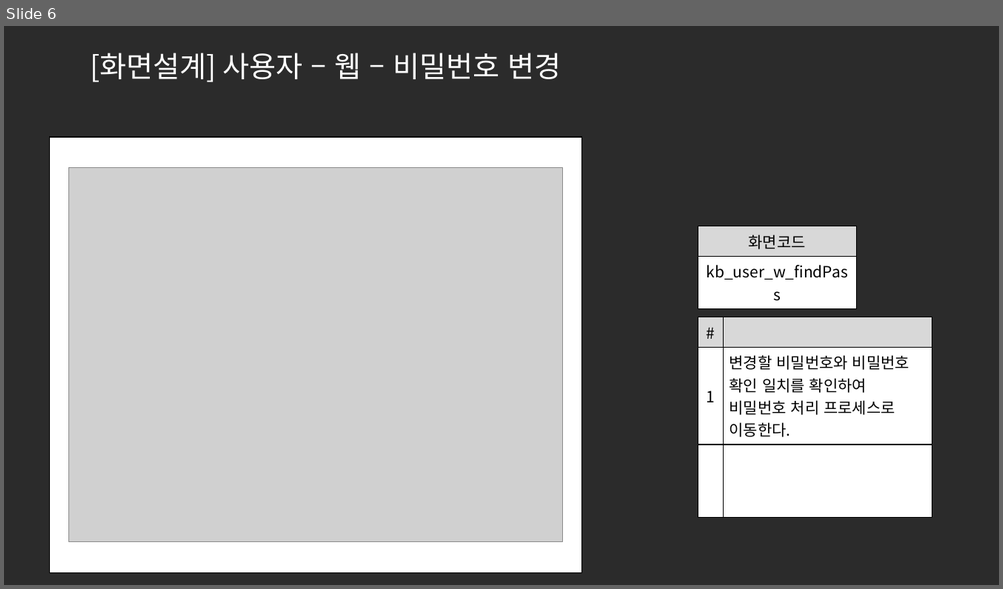
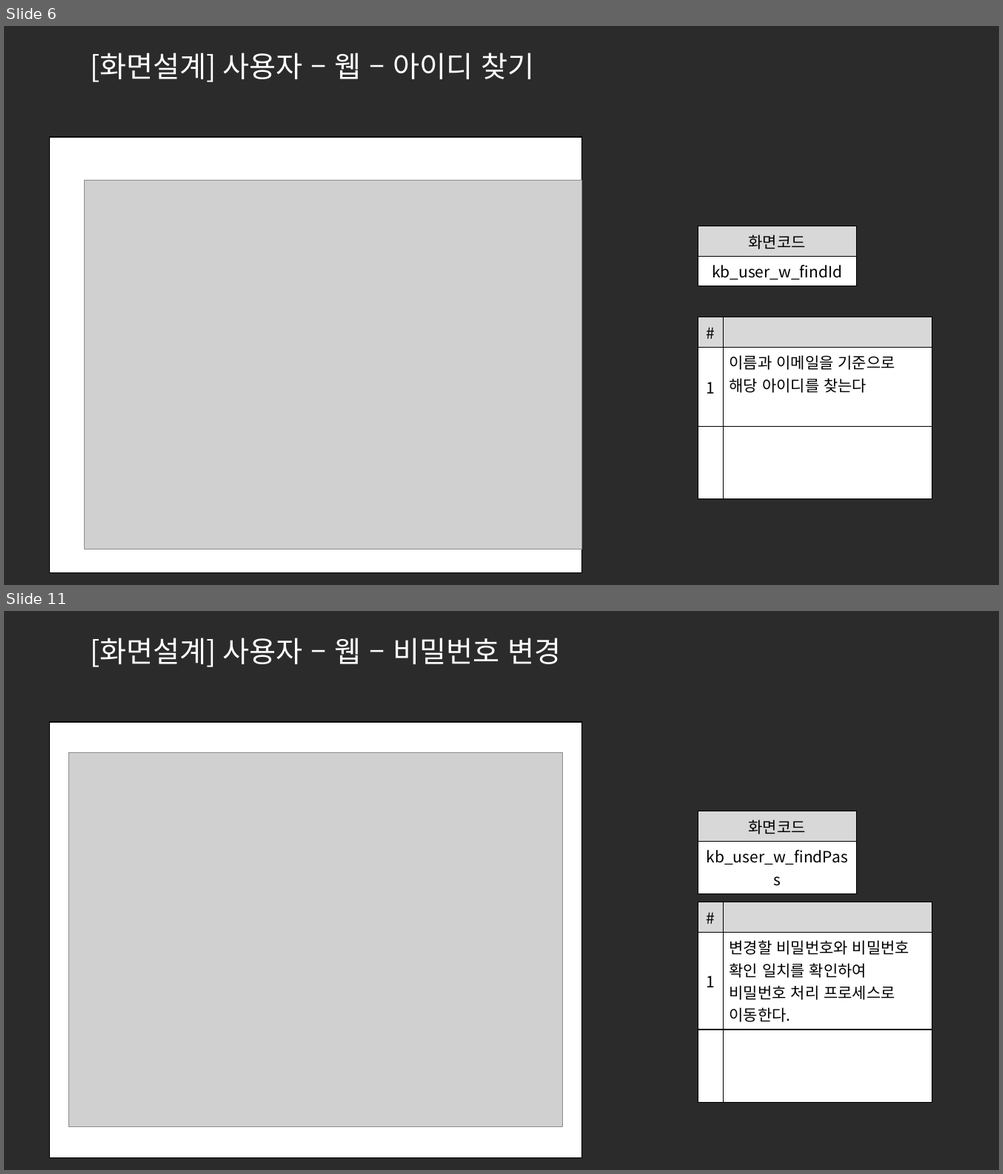
Before and after one commit to ezenteam2/e-Zone, a slide deck: 0 발표용 파워포인트/0424 4차발표/0424 project05 - 파워포인트 - 기범.pptx. Shown one above the other, each under a label of ours: slide 6 before the commit, slides 6 and 11 after it; the slides between them are not shown. The pictures are 1003x589 and 1003x1174 pixels, drawn with LibreOffice and Linux fonts; fonts in the diff are those of the drawing; grey boxes stand for pictures; background and template pictures are left out; a plain dark background stands for a picture behind light text. Boxes give left, top, right and bottom in pixels: in the first picture for what was removed or moved away, otherwise in the second. Text is boxed around its words. In the diff, an @@ line names an element or a change of style, - is before the commit and + after.

```diff
--- a/0 발표용 파워포인트/0424 4차발표/0424 project05 - 파워포인트 - 기범.pptx
+++ b/0 발표용 파워포인트/0424 4차발표/0424 project05 - 파워포인트 - 기범.pptx
@@ slide 6 added at <box>4,26,999,585</box>, background picture (left out) @@
@@ title added at <box>90,53,534,82</box>, 28 pt, text #FFFFFF @@
+[화면설계] 사용자 – 웹 – 아이디 찾기
@@ rectangle added at <box>50,137,582,574</box>, fill #FFFFFF, outline #000000 1 pt @@
@@ picture added at <box>85,181,582,551</box> @@
@@ table added at <box>698,227,856,283</box>, 2 rows, 1 columns @@
+화면코드
+kb_user_w_findId
@@ table added at <box>698,318,932,499</box>, 3 rows, 2 columns @@
+# | 
+1 | 이름과 이메일을 기준으로 해당 아이디를 찾는다
+ | 
@@ what was slide 6 is now slide 11 @@
```
Also in this commit, not shown: 1 slide changed, 15 other slides added, 1 other file.
